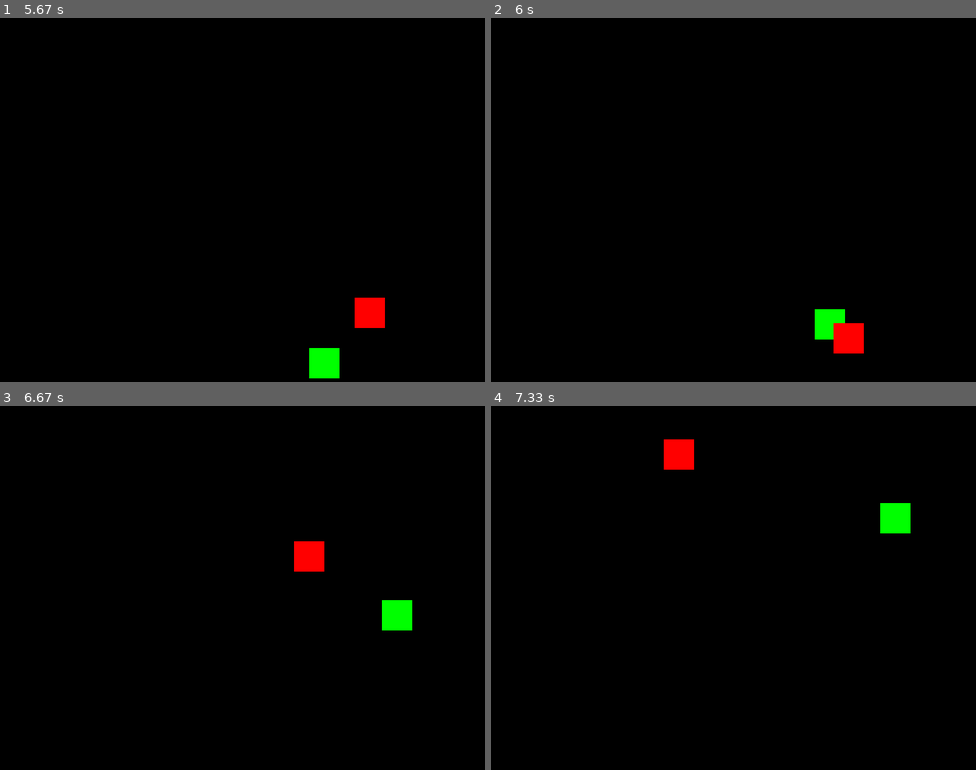
Above: before the commit, frames 1-4 (two rows, left to right).
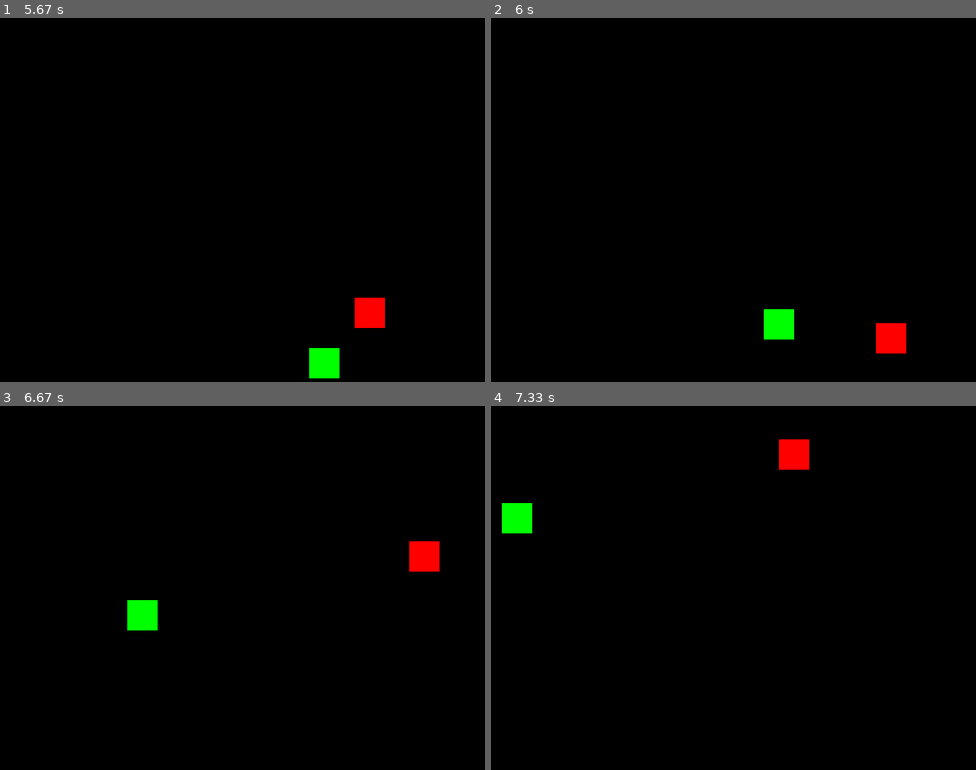
Above: after the commit, the same moments.

Repository: bly852/ICS3U1
Game: pygame game, started from (19.11.21) PyGame Collision Events/pyGame_collision.py
Same seed, same stepped clock (60 frames per second), same inputs: the game is played once before the commit and once after it.
Inputs:
- Up to frame 1 (5.67 s): no input
- Up to frame 2 (6 s): no input
- Up to frame 3 (6.67 s): no input
- Up to frame 4 (7.33 s): no input

Frame 1 is identical in both runs. In frame 2, 2.0% of the frame differs, in the area x 56-86%, y 80-93%; in frame 3, 2.1%, in the area x 26-91%, y 37-62%; in frame 4, 2.1%.

Commit message:
Update pyGame_collision.py
Added last frame check to see if blocks have already collided

Diff:
--- a/(19.11.21) PyGame Collision Events/pyGame_collision.py
+++ b/(19.11.21) PyGame Collision Events/pyGame_collision.py
@@ -5,6 +5,7 @@
 x, y = 0, 300
 a, b = 750, 300
 s = 50
+collidedLastFrame = False
 
 width, height = 800, 600
 windowSize = (width, height)
@@ -52,8 +53,17 @@
     intY = intersectsY(y, b, s, s)
 
     if intX and intY == True:
-        dirx *= -1
-        dira *= -1
+        if (dirx < 0 and dira < 0) or (dirx > 0 and dira > 0):
+            if dirx < dira:
+                dira *= -1
+            else:
+                dirx *= -1
+        if collidedLastFrame == False:
+            dirx *= -1
+            dira *= -1
+            collidedLastFrame = True
+    else:
+        collidedLastFrame == False
 
     if x + s > width or x < 0:
         dirx *= -1
